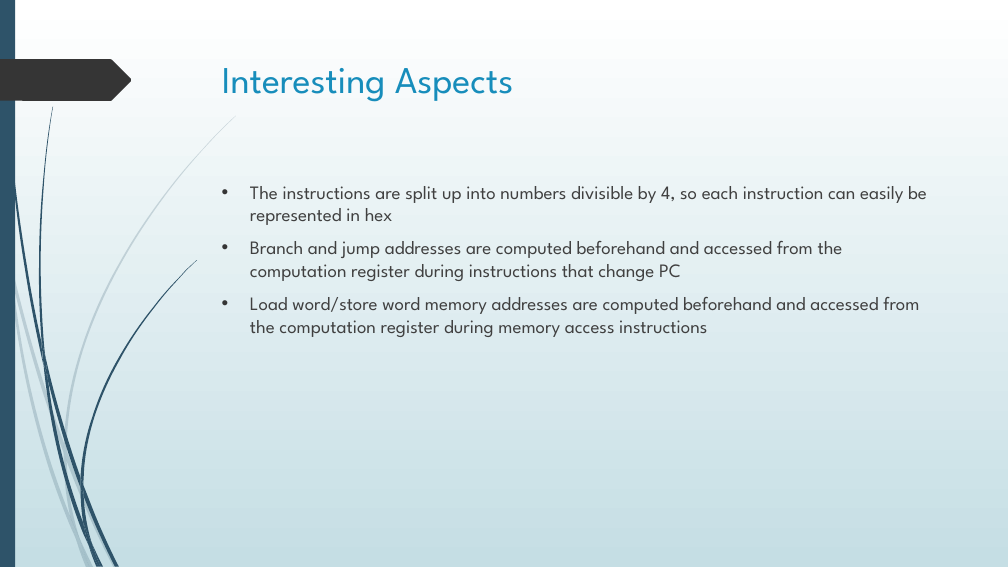
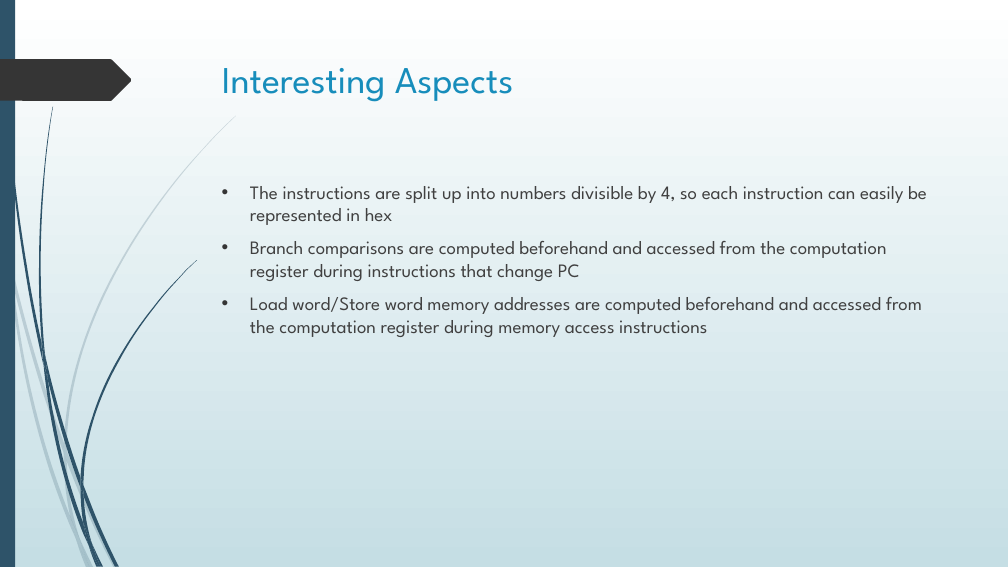
Before and after one commit to merreltc/16-Bit-Processor, a slide deck: slide 11 of FinalReport/FinalPresentation-Working.pptx. Drawn at 1008x567 pixels with LibreOffice and Linux fonts; fonts in the diff are those of the drawing. Boxes give left, top, right and bottom in pixels: in the first picture for what was removed or moved away, otherwise in the second. Text is boxed around its words. In the diff, an @@ line names an element or a change of style, - is before the commit and + after.

Commit message:
final presentation commit

```diff
--- a/FinalReport/FinalPresentation-Working.pptx
+++ b/FinalReport/FinalPresentation-Working.pptx
@@ text at box(250, 241, 922, 337): text changed @@
-• Branch and jump addresses are computed beforehand and accessed from the computation register during instructions that change PC
-• Load word/store word memory addresses are computed beforehand and accessed from the computation register during memory access instructions
+• Branch comparisons are computed beforehand and accessed from the computation register during instructions that change PC
+• Load word/Store word memory addresses are computed beforehand and accessed from the computation register during memory access instructions
```
Also in this commit, not shown: 6 other slides changed, 1 slide removed.
